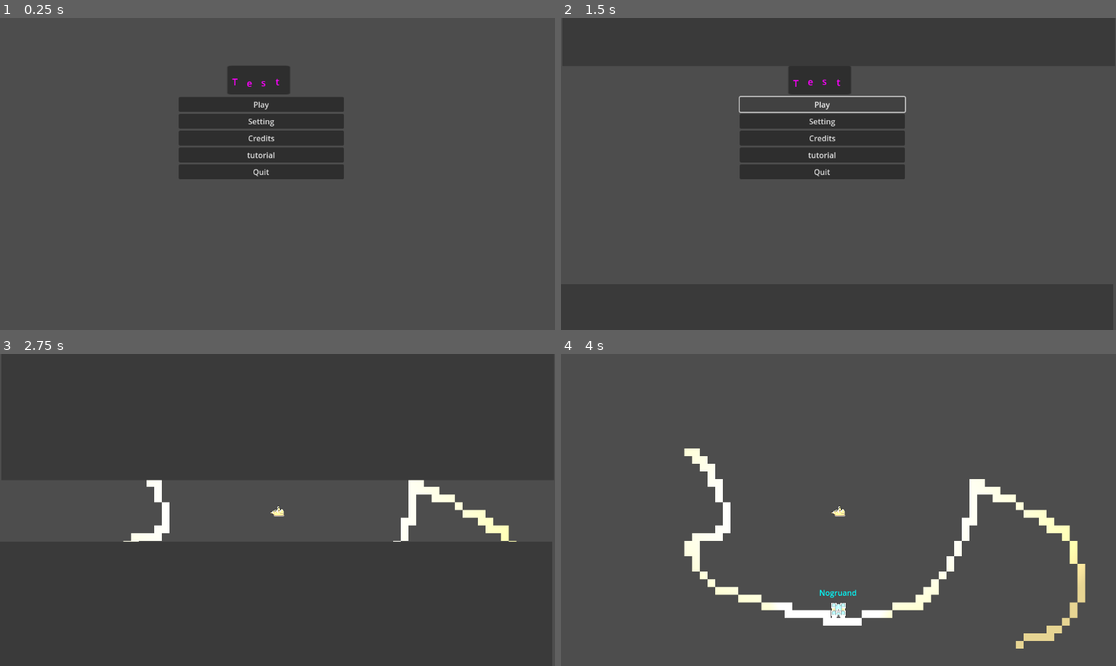
Above: before the commit, frames 1-4 (two rows, left to right).
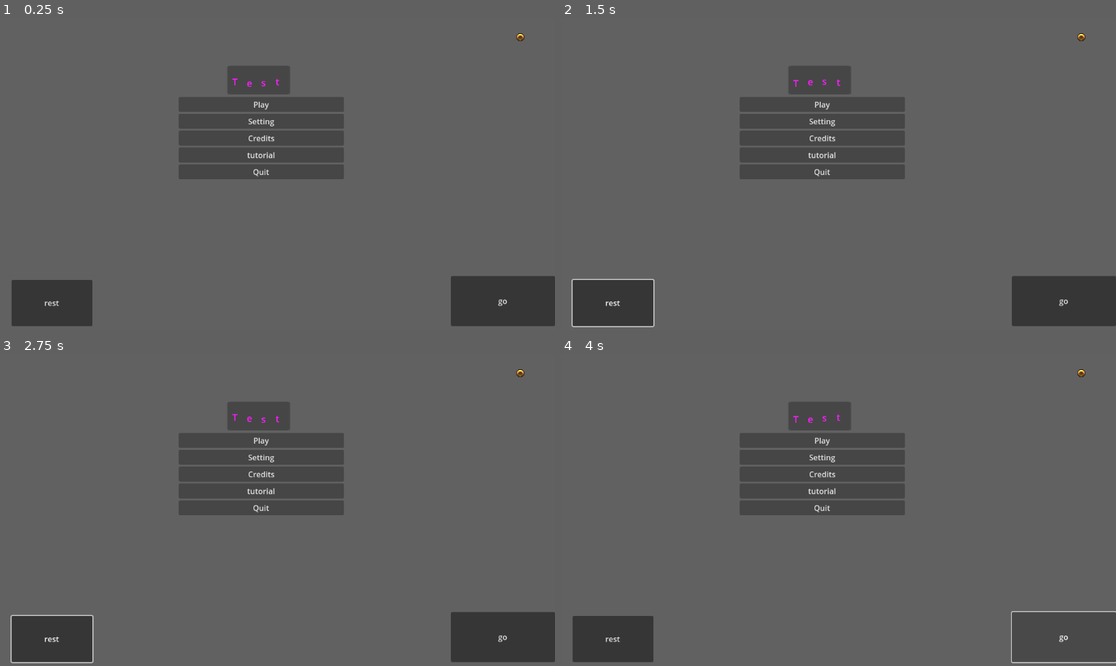
Above: after the commit, the same moments.

Repository: sentinelle28/Ship
Game: Godot game, scene res://Scene/Main/main.tscn
Same seed, same stepped clock (60 frames per second), same inputs: the game is played once before the commit and once after it. The engine's default icon, where the game draws it, is replaced by a stand-in: a white triangle on a blue panel in a dark square.
Inputs (mouse positions are in pixels of both pictures, inside the frame that each line leads up to):
- Up to frame 1 (0.25 s): no input
- Up to frame 2 (1.5 s): click (610, 301) at 0.5 s, where only the run after the commit has a clickable "rest"; click "Play" at 1.25 s
- Up to frame 3 (2.75 s): click "Play" at 2 s
- Up to frame 4 (4 s): click (1066, 637) at 2.75 s, where only the run after the commit has a clickable "go"; click (1066, 637) at 3.5 s, where only the run after the commit has a clickable "go"

The runs differ from the first frame. In frame 1, 0.1% of the frame differs, in the area x 8-95%, y 4-93%; in frame 2, 26%; in frame 3, 72%, in the area x 0-100%, y 0-100%; in frame 4, 4.8%.
Error after the commit: Attempt to call function '_rest' in base 'null instance' on a null instance. (res://Autolaud/hairbor_layer/hairbor_layer.gd:114)

Commit message:
death + night animation

Diff:
--- /dev/null
+++ b/Autolaud/deathlayer/DeathLayer.tscn
@@ -0,0 +1,49 @@
+[gd_scene load_steps=2 format=3 uid="uid://dei7ve0sajgf7"]
+
+[ext_resource type="Script" path="res://Autolaud/deathlayer/death_layer.gd" id="1_ierpe"]
+
+[node name="DeathLayer" type="CanvasLayer"]
+process_mode = 2
+visible = false
+script = ExtResource("1_ierpe")
+
+[node name="Panel" type="Panel" parent="."]
+offset_left = 454.0
+offset_top = 214.0
+offset_right = 658.0
+offset_bottom = 418.0
+
+[node name="info" type="Label" parent="."]
+offset_left = 520.0
+offset_top = 232.0
+offset_right = 587.0
+offset_bottom = 255.0
+text = "you died"
+
+[node name="money" type="Label" parent="."]
+offset_left = 472.0
+offset_top = 272.0
+offset_right = 512.0
+offset_bottom = 295.0
+text = "Money on death:"
+
+[node name="player_money" type="Label" parent="money"]
+layout_mode = 0
+offset_left = 16.0
+offset_top = 32.0
+offset_right = 56.0
+offset_bottom = 55.0
+
+[node name="day" type="Label" parent="."]
+offset_left = 472.0
+offset_top = 328.0
+offset_right = 632.0
+offset_bottom = 351.0
+text = "You died on day:"
+
+[node name="current_day" type="Label" parent="day"]
+layout_mode = 0
+offset_left = 56.0
+offset_top = 32.0
+offset_right = 96.0
+offset_bottom = 55.0
--- /dev/null
+++ b/Autolaud/deathlayer/death_layer.gd
@@ -0,0 +1,12 @@
+extends CanvasLayer
+
+func _update_the_value(money:int,day:int)->void:
+	show()
+	$money/player_money.text = str(money)
+	$day/current_day.text = str(day)
+
+func _process(_delta: float) -> void:
+	if Input.is_action_just_pressed("retry"):
+		hide()
+		get_tree().paused = false
+		get_tree().reload_current_scene()
--- a/Autolaud/hairbor_layer/hairbor_layer.gd
+++ b/Autolaud/hairbor_layer/hairbor_layer.gd
@@ -108,3 +108,7 @@
 
 func _eject_crew(item:String)->void:
 	current_hairbor._eject_crew(item)
+
+
+func _on_rest_button_pressed() -> void:
+	get_tree().current_scene.get_node("Day")._rest()
--- a/Autolaud/hairbor_layer/hairbor_layer.tscn
+++ b/Autolaud/hairbor_layer/hairbor_layer.tscn
@@ -82,7 +82,6 @@
 font_color = Color(0, 0, 0, 1)
 
 [node name="HairborLayer" type="CanvasLayer"]
-visible = false
 script = ExtResource("1_sbb3s")
 decoy_item = ExtResource("2_d6uyc")
 decoy_crew = ExtResource("3_45uxu")
@@ -111,3 +110,12 @@
 offset_right = 1056.0
 offset_bottom = 55.0
 label_settings = SubResource("LabelSettings_tb4n2")
+
+[node name="rest_button" type="Button" parent="."]
+offset_left = 24.0
+offset_top = 544.0
+offset_right = 192.0
+offset_bottom = 640.0
+text = "rest"
+
+[connection signal="pressed" from="rest_button" to="." method="_on_rest_button_pressed"]
--- a/Common/HealthComponent/HealthComponent.gd
+++ b/Common/HealthComponent/HealthComponent.gd
@@ -3,17 +3,36 @@
 class_name HealthComponent
 @export var max_health:int = 3
 @onready var current_health:int = max_health
+@onready var label:Label = $"../Label"
+
 @export var health_regeneration:int = 0
+@export var timer:Timer
+
+
+func _ready() -> void:
+	timer.start(3)
 
 func _take_dmg(dmg:int)->void:
 	current_health -= dmg
 	if current_health <= 0:
-		get_parent().queue_free()
+		var day:Day = get_tree().current_scene.get_node("Day")
+		get_tree().paused = true
+		DeathLayer._update_the_value(get_parent().money,day.day_number)
 
 func _regen()->void:
-	pass
+	current_health += health_regeneration
+	if current_health > max_health:
+		current_health = max_health
 
 func _modify_max_health(new_max_healht:int)->void:
 	if new_max_healht < current_health:
 		current_health = new_max_healht
 	max_health = new_max_healht
+
+
+func _on_timer_timeout() -> void:
+	_regen()
+	timer.start(3)
+
+func _process(_delta: float) -> void:
+	label.text = str(current_health) + "/" + str(max_health)
--- a/Common/day/Day.tscn
+++ b/Common/day/Day.tscn
@@ -1,9 +1,11 @@
-[gd_scene load_steps=2 format=3 uid="uid://e2t7cdfbsfnx"]
+[gd_scene load_steps=3 format=3 uid="uid://e2t7cdfbsfnx"]
 
 [ext_resource type="Script" path="res://Common/day/dayclass.gd" id="1_k3v5w"]
+[ext_resource type="PackedScene" uid="uid://diyqr82fejwom" path="res://Common/thunder_prefab/thunder.tscn" id="2_p5jit"]
 
 [node name="Day" type="Node"]
 script = ExtResource("1_k3v5w")
+thunder_prefab = ExtResource("2_p5jit")
 
 [node name="Timer" type="Timer" parent="."]
 wait_time = 60.0
--- a/Common/day/dayclass.gd
+++ b/Common/day/dayclass.gd
@@ -4,7 +4,7 @@
 var day_number:int = 1
 var duration:int = 60
 @export var player:Player
-@export var hairbor_list:Array[Hairbor] = []
+@export var thunder_prefab:PackedScene
 
 func _ready() -> void:
 	$Timer.wait_time = duration
@@ -15,7 +15,12 @@
 		_spawn_thunder()
 
 func _spawn_thunder()->void:
-	pass
+	var vector:Vector2 = Vector2(randf_range(-1,1),randf_range(-1,1))
+	var child:AnimatedSprite2D = thunder_prefab.instantiate()
+	child.global_position = player.global_position + vector*100*($Timer.time_left/duration)
+	add_child(child)
+	await get_tree().create_timer(0.4).timeout
+	remove_child(child)
 
 func _darken()->void:
 	var tween:Tween = get_tree().create_tween()
--- /dev/null
+++ b/Common/label/hairbor_label.tscn
@@ -0,0 +1,8 @@
+[gd_scene load_steps=2 format=3 uid="uid://mnldkctunwjo"]
+
+[sub_resource type="LabelSettings" id="LabelSettings_u0yut"]
+
+[node name="hairbor_label" type="Label"]
+offset_right = 40.0
+offset_bottom = 23.0
+label_settings = SubResource("LabelSettings_u0yut")
--- /dev/null
+++ b/Common/thunder_prefab/thunder.tscn
@@ -0,0 +1,64 @@
+[gd_scene load_steps=10 format=3 uid="uid://diyqr82fejwom"]
+
+[ext_resource type="Texture2D" uid="uid://bvvfmclntg1q8" path="res://asset/thunder/lightning-strike-Sheet.png" id="1_8tqr0"]
+
+[sub_resource type="AtlasTexture" id="AtlasTexture_vxmt1"]
+atlas = ExtResource("1_8tqr0")
+region = Rect2(177, 0, 117, 102)
+
+[sub_resource type="AtlasTexture" id="AtlasTexture_17mei"]
+atlas = ExtResource("1_8tqr0")
+region = Rect2(294, 0, 117, 102)
+
+[sub_resource type="AtlasTexture" id="AtlasTexture_044pu"]
+atlas = ExtResource("1_8tqr0")
+region = Rect2(411, 0, 117, 102)
+
+[sub_resource type="AtlasTexture" id="AtlasTexture_4t4ru"]
+atlas = ExtResource("1_8tqr0")
+region = Rect2(528, 0, 117, 102)
+
+[sub_resource type="AtlasTexture" id="AtlasTexture_rvkuf"]
+atlas = ExtResource("1_8tqr0")
+region = Rect2(645, 0, 117, 102)
+
+[sub_resource type="AtlasTexture" id="AtlasTexture_d06gu"]
+atlas = ExtResource("1_8tqr0")
+region = Rect2(762, 0, 117, 102)
+
+[sub_resource type="AtlasTexture" id="AtlasTexture_4ypn0"]
+atlas = ExtResource("1_8tqr0")
+region = Rect2(879, 0, 117, 102)
+
+[sub_resource type="SpriteFrames" id="SpriteFrames_njb0t"]
+animations = [{
+"frames": [{
+"duration": 1.0,
+"texture": SubResource("AtlasTexture_vxmt1")
+}, {
+"duration": 1.0,
+"texture": SubResource("AtlasTexture_17mei")
+}, {
+"duration": 1.0,
+"texture": SubResource("AtlasTexture_044pu")
+}, {
+"duration": 1.0,
+"texture": SubResource("AtlasTexture_4t4ru")
+}, {
+"duration": 1.0,
+"texture": SubResource("AtlasTexture_rvkuf")
+}, {
+"duration": 1.0,
+"texture": SubResource("AtlasTexture_d06gu")
+}, {
+"duration": 1.0,
+"texture": SubResource("AtlasTexture_4ypn0")
+}],
+"loop": true,
+"name": &"default",
+"speed": 10.0
+}]
+
+[node name="thunder_prefab" type="AnimatedSprite2D"]
+sprite_frames = SubResource("SpriteFrames_njb0t")
+frame_progress = 0.859257
--- a/Entities/Character/Player/player.gd
+++ b/Entities/Character/Player/player.gd
@@ -7,17 +7,22 @@
 #day class
 @onready var light:PointLight2D = $PointLight2D
 
-var show_tool:bool = false
+@export var label_prefap:PackedScene
+var hairbor_tool:Dictionary = {}
+
 
 var is_in_a_hairbor:bool = false
 var speed:int = 100
-var healthcomponent:HealthComponent
+@onready var healthcomponent:HealthComponent = $HealthComponent
 var money:int = 100
 var capacity:int = 0
 var max_capacity:int = 10
 
 var thing_on_board:Array[String] = []
 var crew:Array[String] = []
+
+func _ready() -> void:
+	_init_tools()
 
 # Called every frame. 'delta' is the elapsed time since the previous frame.
 func _process(delta: float) -> void:
@@ -105,15 +110,20 @@
 	return stock_nb
 
 func _show_hairbor()->void:
-	show_tool = true
-	queue_redraw()
-	show_tool = false
+	for hairbor:Hairbor in hairbor_array:
+		var direction:Vector2 = global_position.direction_to(hairbor.global_position)
+		#on the circle of lenght 10
+		hairbor_tool[hairbor.name].global_position = global_position + direction * 10
 
-func _draw() -> void:
-	if show_tool:
-		for hairbor:Hairbor in hairbor_array:
-			var vector:Vector2 = global_position.direction_to(hairbor.global_position)
-			draw_line(global_position,vector*100,Color.BLUE)
+
 
 func _take_dmg(dmg:int)->void:
 	healthcomponent._take_dmg(dmg)
+
+func _init_tools()->void:
+	for haibor:Hairbor in hairbor_array:
+		var new_child:Label = label_prefap.instantiate()
+		new_child.text = haibor.name
+		new_child.hide()
+		add_child(new_child)
+		hairbor_tool[haibor.name]= new_child
--- a/Entities/Character/Player/player.tscn
+++ b/Entities/Character/Player/player.tscn
@@ -1,8 +1,11 @@
-[gd_scene load_steps=10 format=3 uid="uid://cr5nrd8bkaa8f"]
+[gd_scene load_steps=18 format=3 uid="uid://cr5nrd8bkaa8f"]
 
 [ext_resource type="Texture2D" uid="uid://bj0mtimc62lwo" path="res://asset/MiniWorldSprites/MiniWorldSprites/Miscellaneous/TransportShip.png" id="1_c2v8m"]
 [ext_resource type="Script" path="res://Entities/Character/Player/player.gd" id="1_v4i7r"]
+[ext_resource type="PackedScene" uid="uid://mnldkctunwjo" path="res://Common/label/hairbor_label.tscn" id="2_8ca6c"]
 [ext_resource type="Texture2D" uid="uid://cpyxus85gvrkg" path="res://asset/light/light.png" id="3_4jma4"]
+[ext_resource type="Script" path="res://Common/HealthComponent/HealthComponent.gd" id="5_7ijbo"]
+[ext_resource type="Texture2D" uid="uid://f1xfq0icth8r" path="res://asset/MiniWorldSprites/MiniWorldSprites/User Interface/Icons-Essentials.png" id="6_cfona"]
 
 [sub_resource type="RectangleShape2D" id="RectangleShape2D_ykr77"]
 size = Vector2(31, 22)
@@ -48,8 +51,61 @@
 "speed": 5.0
 }]
 
+[sub_resource type="Animation" id="Animation_mn21l"]
+resource_name = "hurt"
+length = 0.5
+tracks/0/type = "value"
+tracks/0/imported = false
+tracks/0/enabled = true
+tracks/0/path = NodePath(".:self_modulate")
+tracks/0/interp = 1
+tracks/0/loop_wrap = true
+tracks/0/keys = {
+"times": PackedFloat32Array(0, 0.3, 0.5),
+"transitions": PackedFloat32Array(1, 1, 1),
+"update": 0,
+"values": [Color(1, 1, 1, 1), Color(1, 0, 0, 1), Color(1, 1, 1, 1)]
+}
+
+[sub_resource type="Animation" id="Animation_f1eti"]
+length = 0.001
+tracks/0/type = "value"
+tracks/0/imported = false
+tracks/0/enabled = true
+tracks/0/path = NodePath(".:self_modulate")
+tracks/0/interp = 1
+tracks/0/loop_wrap = true
+tracks/0/keys = {
+"times": PackedFloat32Array(0),
+"transitions": PackedFloat32Array(1),
+"update": 0,
+"values": [Color(1, 1, 1, 1)]
+}
+
+[sub_resource type="AnimationLibrary" id="AnimationLibrary_ecxai"]
+_data = {
+"RESET": SubResource("Animation_f1eti"),
+"hurt": SubResource("Animation_mn21l")
+}
+
+[sub_resource type="AtlasTexture" id="AtlasTexture_3ject"]
+atlas = ExtResource("6_cfona")
+region = Rect2(16, 32, 16, 16)
+
+[sub_resource type="SpriteFrames" id="SpriteFrames_jtp54"]
+animations = [{
+"frames": [{
+"duration": 1.0,
+"texture": SubResource("AtlasTexture_3ject")
+}],
+"loop": true,
+"name": &"default",
+"speed": 5.0
+}]
+
 [node name="player" type="CharacterBody2D"]
 script = ExtResource("1_v4i7r")
+label_prefap = ExtResource("2_8ca6c")
 
 [node name="CollisionShape2D" type="CollisionShape2D" parent="."]
 position = Vector2(-0.5, 2)
@@ -66,3 +122,33 @@
 position = Vector2(2.00003, -0.5)
 scale = Vector2(8.98438, 5.02344)
 texture = ExtResource("3_4jma4")
+
+[node name="HealthComponent" type="Node" parent="." node_paths=PackedStringArray("timer")]
+script = ExtResource("5_7ijbo")
+timer = NodePath("../Timer")
+
+[node name="AnimationPlayer" type="AnimationPlayer" parent="."]
+libraries = {
+"": SubResource("AnimationLibrary_ecxai")
+}
+
+[node name="Timer" type="Timer" parent="."]
+one_shot = true
+
+[node name="Label" type="Label" parent="."]
+offset_left = -482.0
+offset_top = -301.0
+offset_right = -442.0
+offset_bottom = -278.0
+
+[node name="heart" type="AnimatedSprite2D" parent="Label"]
+position = Vector2(56, 10)
+sprite_frames = SubResource("SpriteFrames_jtp54")
+
+[node name="PointLight2D" type="PointLight2D" parent="Label"]
+position = Vector2(14, 9.1)
+scale = Vector2(2.34375, 1.00781)
+texture = ExtResource("3_4jma4")
+texture_scale = 0.2
+
+[connection signal="timeout" from="Timer" to="HealthComponent" method="_on_timer_timeout"]
--- a/Entities/Character/pirates/pirates.gd
+++ b/Entities/Character/pirates/pirates.gd
@@ -3,7 +3,7 @@
 
 class_name Pirate
 @export var player:Player
-const SPEED:int = 300
+const SPEED:int = 1000
 # Called when the node enters the scene tree for the first time.
 func _ready() -> void:
 	player = get_tree().current_scene.get_node("player")
@@ -11,8 +11,6 @@
 
 # Called every frame. 'delta' is the elapsed time since the previous frame.
 func _process(delta: float) -> void:
-
-
 	_move(delta)
 
 func _move(delta:float)->void:
--- a/Entities/Character/pirates/pirates.tscn
+++ b/Entities/Character/pirates/pirates.tscn
@@ -76,6 +76,7 @@
 metadata/_edit_lock_ = true
 
 [node name="NavigationAgent2D" type="NavigationAgent2D" parent="."]
+debug_enabled = true
 
 [node name="Timer" type="Timer" parent="."]
 one_shot = true
--- a/project.godot
+++ b/project.godot
@@ -24,3 +24,12 @@
 HairborLayer="*res://Autolaud/hairbor_layer/hairbor_layer.tscn"
 ItemPossible="*res://Autolaud/item/item_possible.gd"
 CrewPossible="*res://Autolaud/crew/crewpossible.gd"
+DeathLayer="*res://Autolaud/deathlayer/DeathLayer.tscn"
+
+[input]
+
+retry={
+"deadzone": 0.5,
+"events": [Object(InputEventKey,"resource_local_to_scene":false,"resource_name":"","device":-1,"window_id":0,"alt_pressed":false,"shift_pressed":false,"ctrl_pressed":false,"meta_pressed":false,"pressed":false,"keycode":0,"physical_keycode":82,"key_label":0,"unicode":114,"location":0,"echo":false,"script":null)
+]
+}
Not shown, added: asset/thunder/lightning-strike-Sheet.png.import
